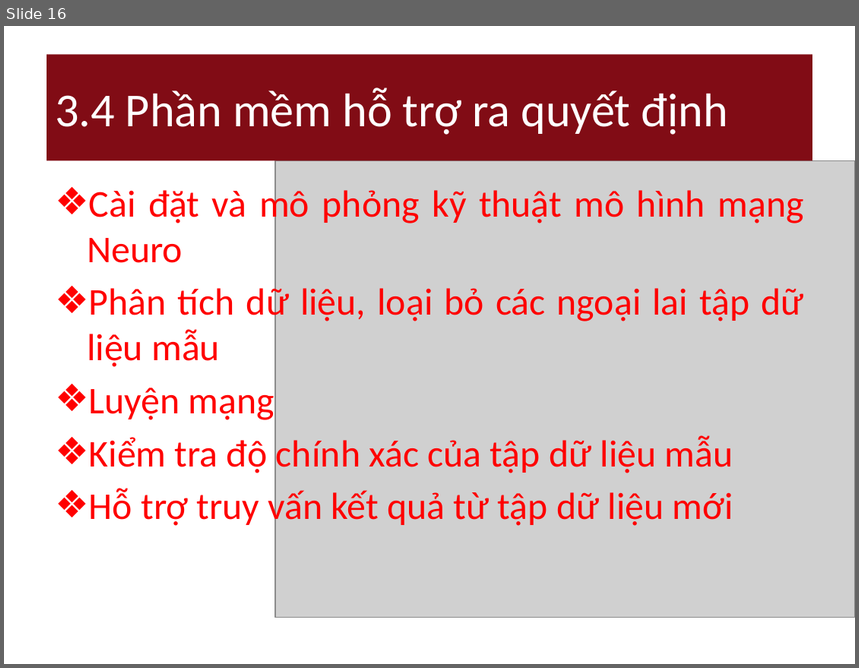
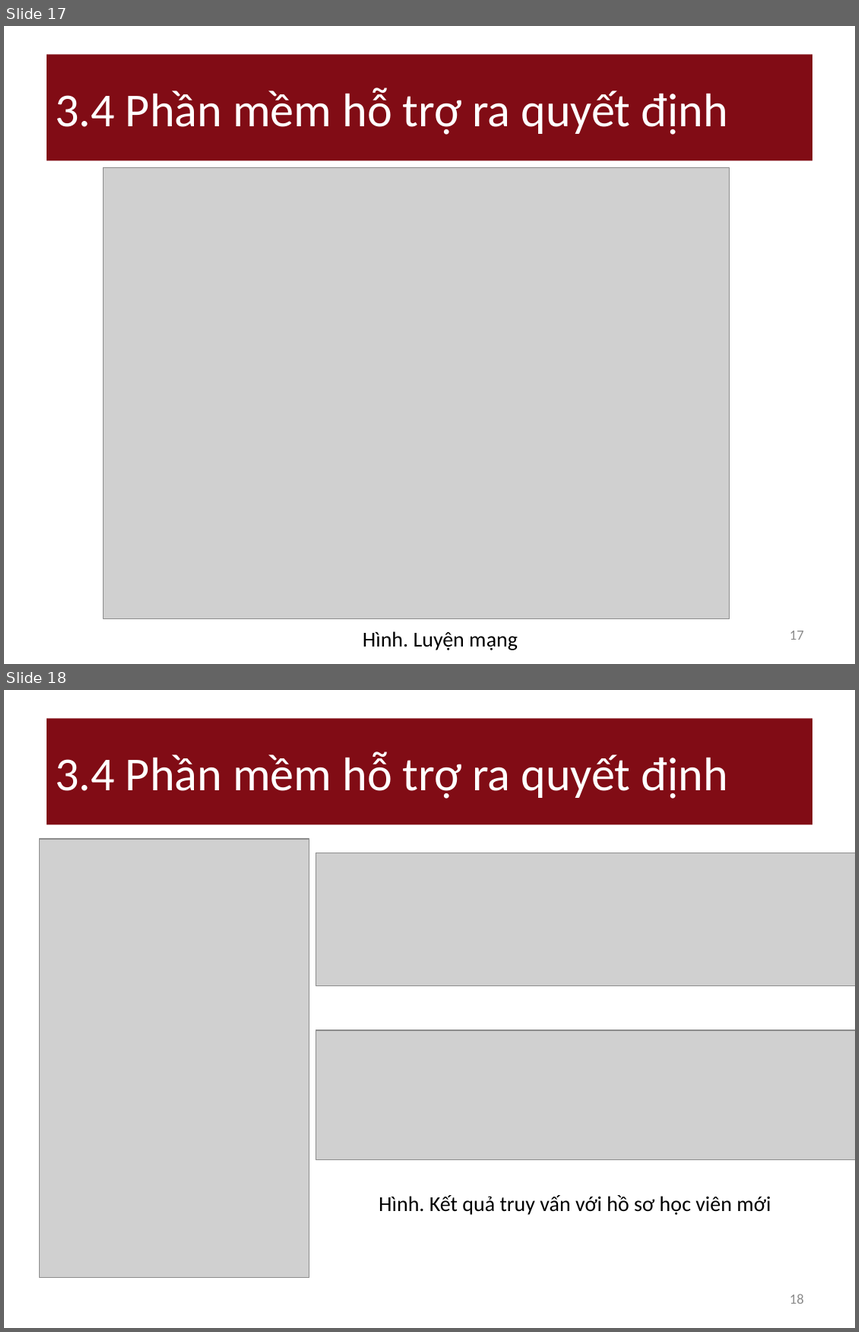
Before and after one commit to nguyendanhtu/drop-out, a slide deck: 01. Document/DropOut_Project_Report v_3.12.2011.pptx. Shown one above the other, each under a label of ours: slide 16 before the commit, slides 17 and 18 after it. The pictures are 859x668 and 859x1332 pixels, drawn with LibreOffice and Linux fonts; fonts in the diff are those of the drawing; grey boxes stand for pictures. Boxes give left, top, right and bottom in pixels: in the first picture for what was removed or moved away, otherwise in the second. Text is boxed around its words. In the diff, an @@ line names an element or a change of style, - is before the commit and + after.

```diff
--- a/01. Document/DropOut_Project_Report v_3.12.2011.pptx
+++ b/01. Document/DropOut_Project_Report v_3.12.2011.pptx
@@ slide 18 added at (4, 690, 855, 1328), background #FFFFFF @@
@@ title added at (47, 718, 813, 825), fill #810C15, 40 pt, text #FFFFFF @@
+3.4 Phần mềm hỗ trợ ra quyết định
@@ picture added at (40, 839, 310, 1278) @@
@@ picture added at (316, 853, 855, 986) @@
@@ picture added at (316, 1030, 855, 1160) @@
@@ text added at (379, 1195, 771, 1215), 18 pt, text #000000 @@
+Hình. Kết quả truy vấn với hồ sơ học viên mới
@@ page number added at (790, 1294, 804, 1304), 12 pt, text #8C8C8C @@
+18
@@ what was slide 16 is now slide 17 @@
@@ slide 17 changed as well @@
@@ picture: place and size @@
-picture at (275, 161, 855, 617)
+picture at (104, 168, 730, 620)
@@ text removed at (87, 186, 804, 528) @@
-❖ Cài đặt và mô phỏng kỹ thuật mô hình mạng Neuro
-❖ Phân tích dữ liệu, loại bỏ các ngoại lai tập dữ liệu mẫu
-❖ Luyện mạng
-❖ Kiểm tra độ chính xác của tập dữ liệu mẫu
-❖ Hỗ trợ truy vấn kết quả từ tập dữ liệu mới
@@ text added at (363, 632, 518, 651), 18 pt, text #000000 @@
+Hình. Luyện mạng
@@ page number added at (790, 631, 804, 640), 12 pt, text #8C8C8C @@
+17
```
Also in this commit, not shown: 18 other slides changed, 1 other slide added, 1 other file.
